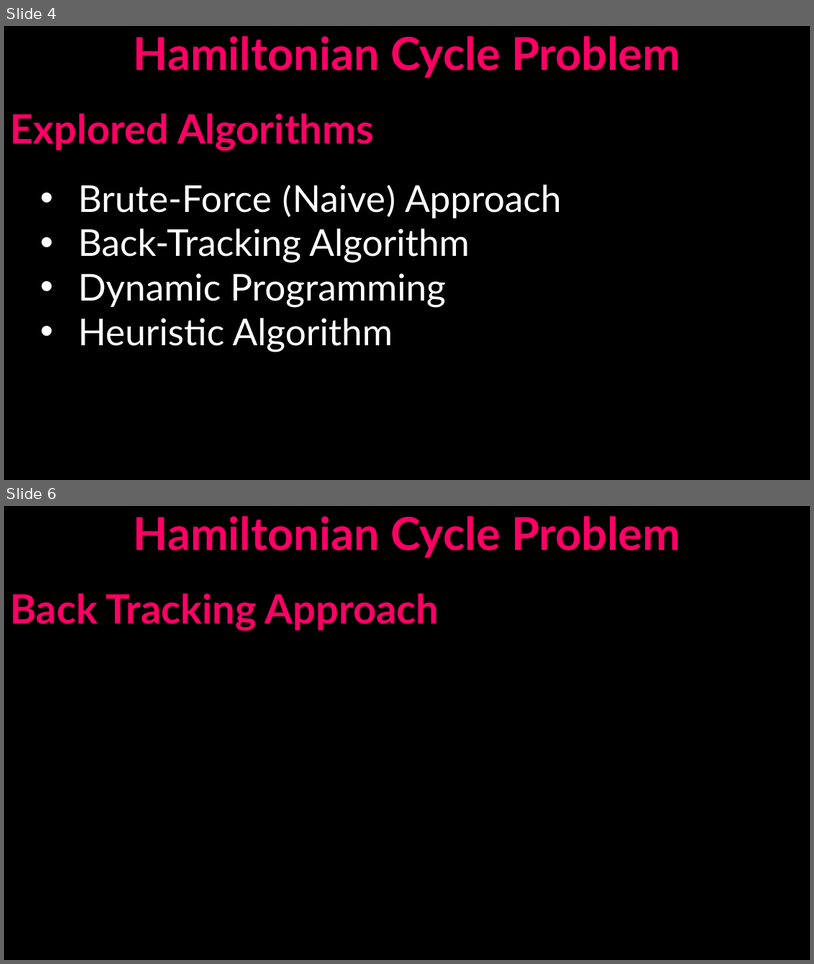
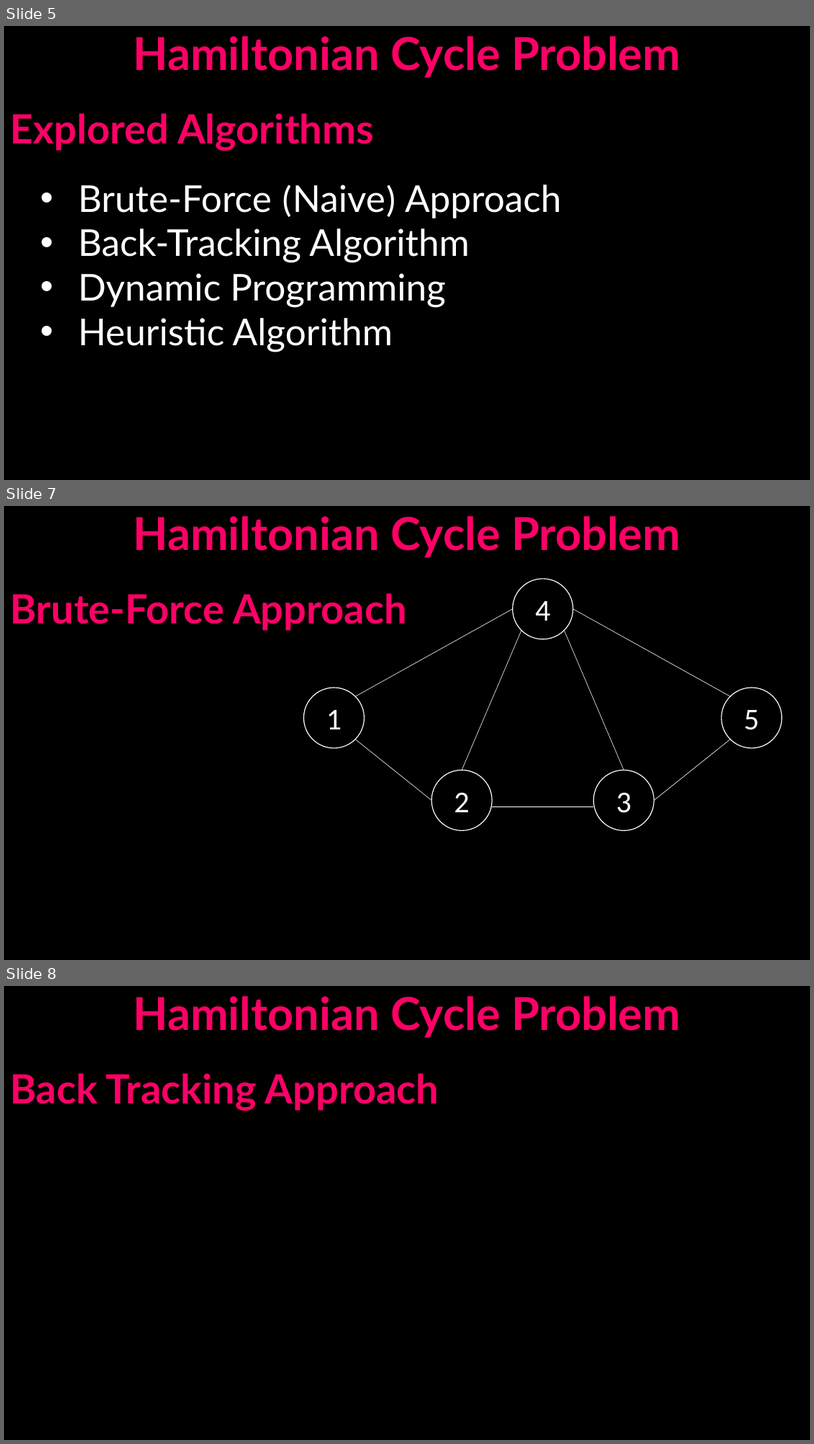
Before and after one commit to Hamad-Abdul-Razzaq/Hamiltonian_Cycle_Problem-ADA_Project, a slide deck: Docs/Hamiltonian Cycle Problem - Slides.pptx. Shown one above the other, each under a label of ours: slides 4 and 6 before the commit, slides 5, 7 and 8 after it; the slides between them are not shown. The pictures are 814x964 and 814x1444 pixels, drawn with LibreOffice and Linux fonts; fonts in the diff are those of the drawing. Boxes give left, top, right and bottom in pixels: in the first picture for what was removed or moved away, otherwise in the second. Text is boxed around its words. In the diff, an @@ line names an element or a change of style, - is before the commit and + after.

```diff
--- a/Docs/Hamiltonian Cycle Problem - Slides.pptx
+++ b/Docs/Hamiltonian Cycle Problem - Slides.pptx
@@ slide 7 added at [4,506,810,960], background #000000 @@
@@ title added at [134,516,681,558], 54 pt, text #FF0066, bold @@
+Hamiltonian Cycle Problem
@@ ellipse added at [513,579,574,639], outline #FFFFFF 1 pt, 36 pt, text #FFFFFF @@
+4
@@ text added at [10,593,407,631], 48 pt, text #FF0066, bold @@
+Brute-Force Approach
@@ line added from (355, 697) to (513, 609), #FFFFFF 0.5 pt @@
@@ line added from (574, 609) to (730, 697), #FFFFFF 0.5 pt @@
@@ line added from (462, 770) to (522, 630), #FFFFFF 0.5 pt @@
@@ line added from (624, 770) to (565, 630), #FFFFFF 0.5 pt @@
@@ ellipse added at [304,687,365,748], outline #FFFFFF 1 pt, 36 pt, text #FFFFFF @@
+1
@@ ellipse added at [722,687,782,748], outline #FFFFFF 1 pt, 36 pt, text #FFFFFF @@
+5
@@ line added from (432, 800) to (355, 739), #FFFFFF 0.5 pt @@
@@ line added from (654, 800) to (730, 739), #FFFFFF 0.5 pt @@
@@ ellipse added at [432,770,492,830], outline #FFFFFF 1 pt, 36 pt, text #FFFFFF @@
+2
@@ ellipse added at [594,770,654,830], outline #FFFFFF 1 pt, 36 pt, text #FFFFFF @@
+3
@@ line added from (492, 806) to (594, 806), #FFFFFF 0.5 pt @@
@@ what was slide 4 is now slide 5 @@
@@ what was slide 6 is now slide 8 @@
```
Also in this commit, not shown: 3 slides changed, 1 other slide added, 4 other files.
